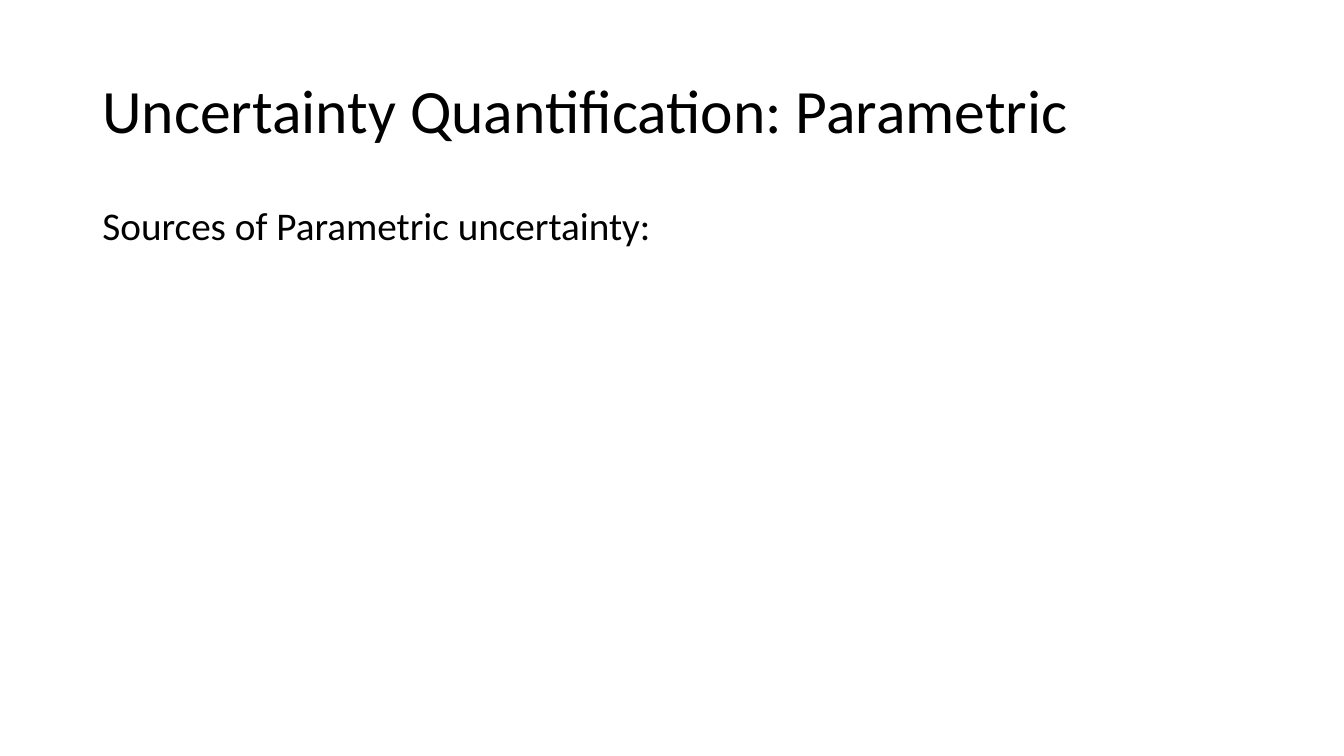
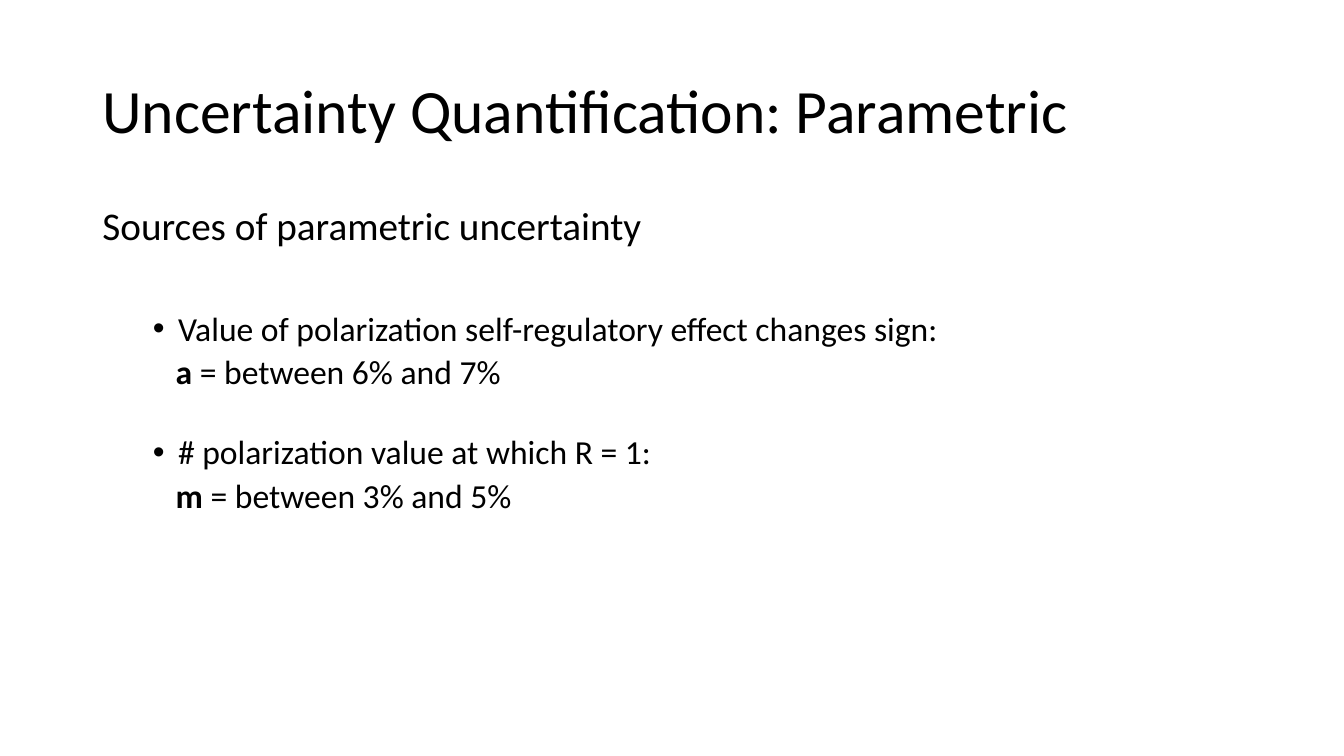
Before and after one commit to Nesp/sdm_exercise, a slide deck: slide 9 of presentation/presentation.pptx (slide 8 before the commit). Drawn at 1344x756 pixels with LibreOffice and Linux fonts; fonts in the diff are those of the drawing. Boxes give left, top, right and bottom in pixels: in the first picture for what was removed or moved away, otherwise in the second. Text is boxed around its words. In the diff, an @@ line names an element or a change of style, - is before the commit and + after.

```diff
--- a/presentation/presentation.pptx
+++ b/presentation/presentation.pptx
@@ text at (102,213,937,509): text changed; size 28 to 24 pt @@
-Sources of Parametric uncertainty:
+Sources of parametric uncertainty
+  • Value of polarization self-regulatory effect changes sign:
+  a = between 6% and 7%
+  • # polarization value at which R = 1:
+  m = between 3% and 5%
```
Also in this commit, not shown: 9 other slides changed, 4 slides added, 3 slides removed.
